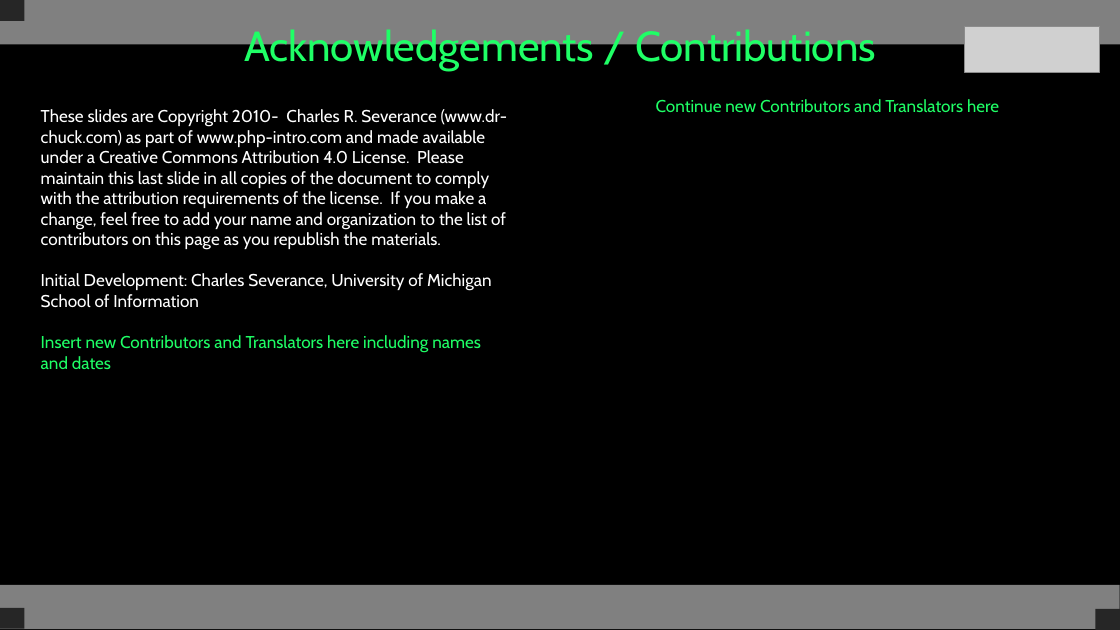
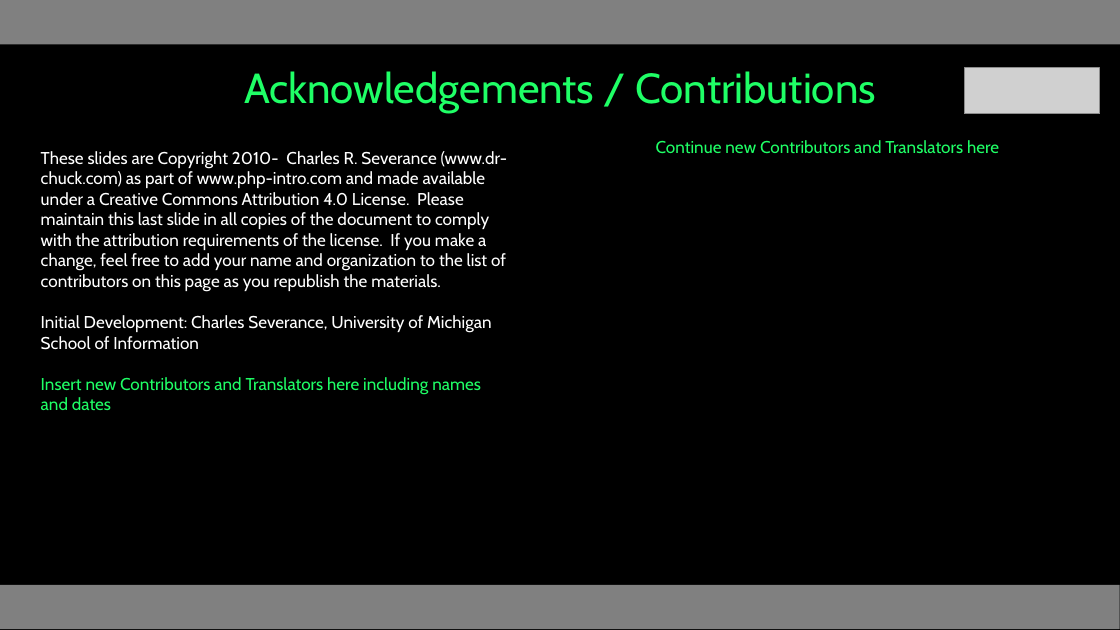
Before and after one commit to csev/wa4e, a slide deck: slide 17 of lectures/PHP-10-CRUD.ppt. Drawn at 1120x630 pixels with LibreOffice and Linux fonts; fonts in the diff are those of the drawing; grey boxes stand for pictures. Boxes give left, top, right and bottom in pixels: in the first picture for what was removed or moved away, otherwise in the second. Text is boxed around its words. In the diff, an @@ line names an element or a change of style, - is before the commit and + after.

```diff
--- a/lectures/PHP-10-CRUD.ppt
+++ b/lectures/PHP-10-CRUD.ppt
@@ rectangle removed at [0, 0, 25, 21] @@
@@ title "Acknowledgements / Contributions": place and size @@
-title "Acknowledgements / Contributions" at [244, 26, 875, 71]
+title "Acknowledgements / Contributions" at [244, 71, 875, 113]
@@ picture: place and size @@
-picture at [964, 26, 1100, 72]
+picture at [964, 68, 1100, 114]
@@ text "These slides are Copyright 2010- ...": place and size @@
-text "These slides are Copyright 2010- ..." at [41, 109, 507, 369]
+text "These slides are Copyright 2010- ..." at [41, 151, 507, 410]
@@ text "Continue new Contributors and Translators ...": place and size @@
-text "Continue new Contributors and Translators ..." at [656, 99, 999, 113]
+text "Continue new Contributors and Translators ..." at [656, 140, 999, 154]
@@ rectangle removed at [0, 608, 25, 629] @@
@@ rectangle removed at [1095, 609, 1120, 630] @@
```
Also in this commit, not shown: 12 other slides changed, 1 slide added, 1 slide removed, 4 other files.
